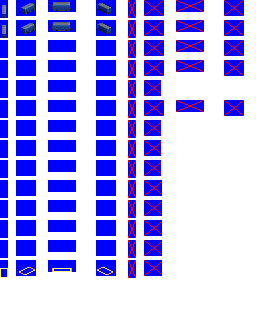
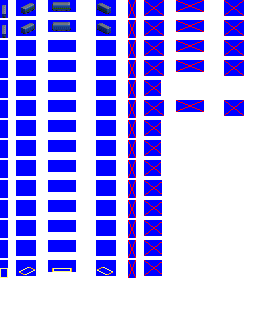
Layered file, before and after one edit (256px x 320px). Changes by layer:
painted on "wagons" over [25, 7, 107, 12]
